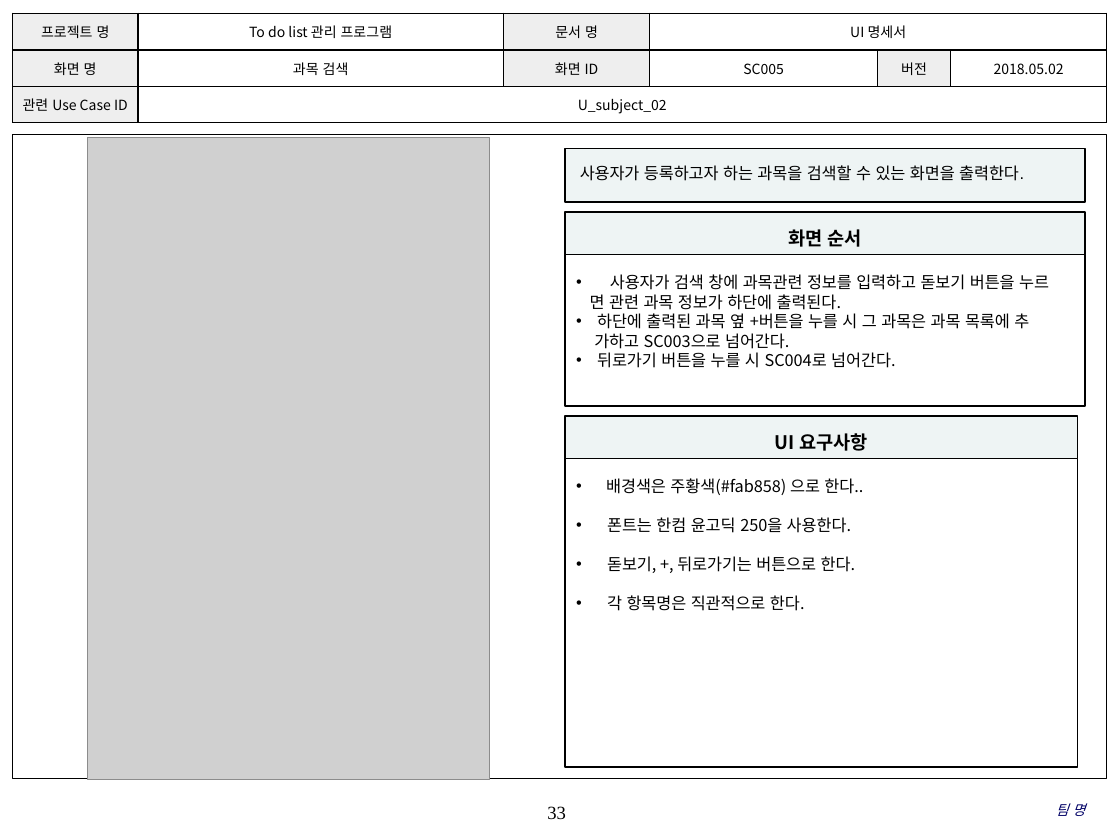
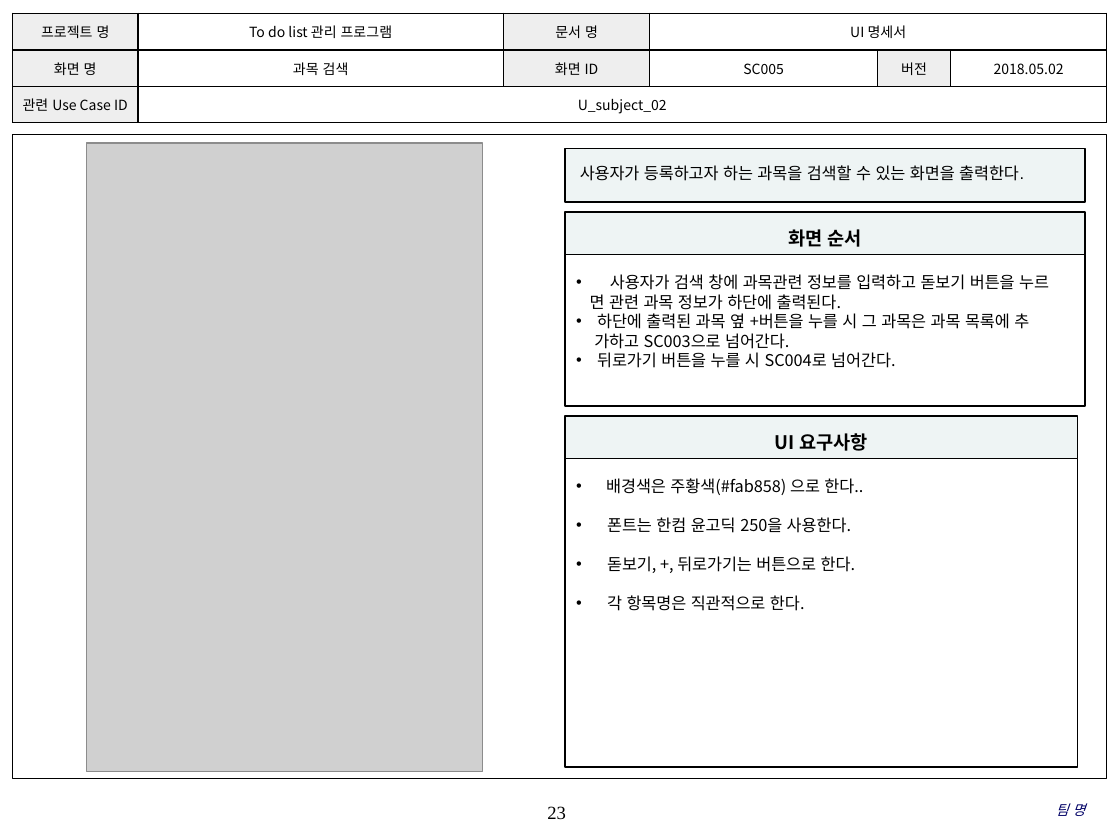
Before and after one commit to SMU-SE-Admin/18-1_5_COSIGN_Doc, a slide deck: slide 23 of 03 설계/UI Design Template - Cosign V1.1.3.pptx (slide 33 before the commit). Drawn at 1120x840 pixels with LibreOffice and Linux fonts; fonts in the diff are those of the drawing; grey boxes stand for pictures; background and template pictures are left out. Boxes give left, top, right and bottom in pixels: in the first picture for what was removed or moved away, otherwise in the second. Text is boxed around its words. In the diff, an @@ line names an element or a change of style, - is before the commit and + after.

```diff
--- a/03 설계/UI Design Template - Cosign V1.1.3.pptx
+++ b/03 설계/UI Design Template - Cosign V1.1.3.pptx
@@ picture: place and size @@
-picture at box(88, 138, 489, 780)
+picture at box(86, 143, 483, 772)
@@ page number at box(547, 806, 566, 820): text changed @@
-33
+23
```
Also in this commit, not shown: 5 other slides changed, 10 slides removed.
